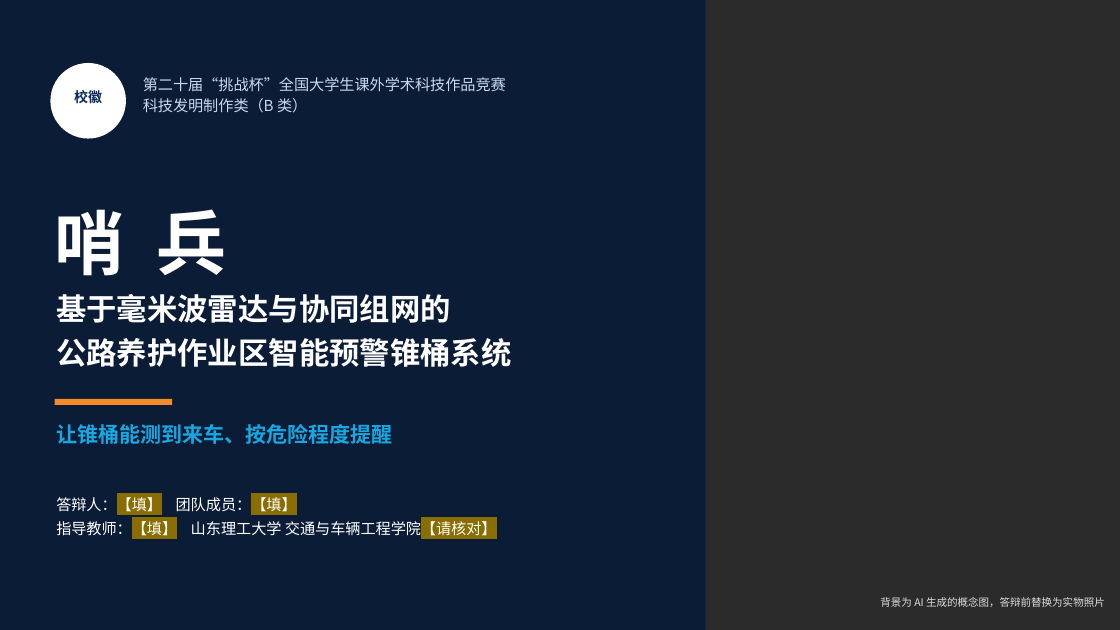
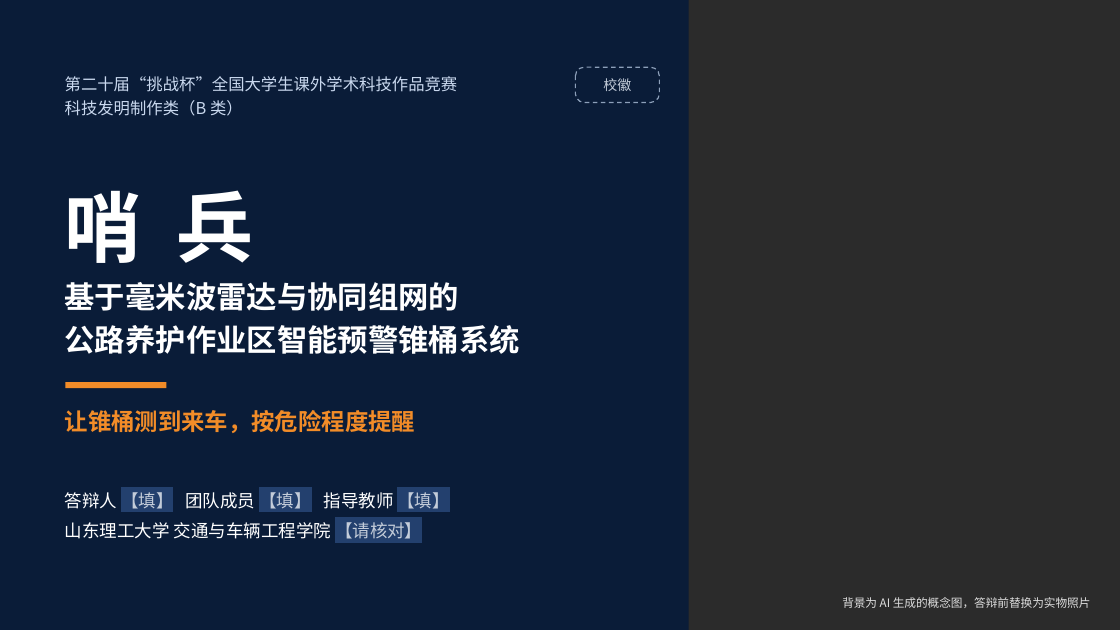
Before and after one commit to wy165611/smart-warning-cone, a slide deck: slide 1 of competition/challenge-cup/哨兵_挑战杯答辩PPT.pptx. Drawn at 1120x630 pixels with LibreOffice and Linux fonts; fonts in the diff are those of the drawing; background and template pictures are left out; a plain dark background stands for a picture behind light text. Boxes give left, top, right and bottom in pixels: in the first picture for what was removed or moved away, otherwise in the second. Text is boxed around its words. In the diff, an @@ line names an element or a change of style, - is before the commit and + after.

Commit message:
挑战杯答辩 PPT v2：投影可读版——正文≥16pt、细节移入备注、去卡片多留白、线条图标与大图、待补充占位弱化为灰色虚线标签并自动生成清单，参考资料拆两页（共 23 页）

```diff
--- a/competition/challenge-cup/哨兵_挑战杯答辩PPT.pptx
+++ b/competition/challenge-cup/哨兵_挑战杯答辩PPT.pptx
@@ rectangle: place and size @@
-rectangle at [0, 0, 706, 630]
+rectangle at [0, 0, 689, 630]
@@ rectangle at [0, 0, 689, 630]: fill #061A3A at 84% opacity to #061A3A at 88% opacity @@
@@ ellipse removed at [50, 63, 126, 139] @@
@@ text "第二十届“挑战杯”全国大学生课外学术科技作品竞赛": place and size @@
-text "第二十届“挑战杯”全国大学生课外学术科技作品竞赛" at [143, 77, 506, 113]
+text "第二十届“挑战杯”全国大学生课外学术科技作品竞赛" at [65, 76, 458, 116]
@@ text "第二十届“挑战杯”全国大学生课外学术科技作品竞赛" at [65, 76, 458, 116]: size 13 to 14 pt; line spacing 1.15 to 1.25 @@
@@ rounded rectangle "校徽": place and size @@
-rounded rectangle "校徽" at [74, 88, 102, 106]
+rounded rectangle "校徽" at [576, 67, 660, 103]
@@ rounded rectangle "校徽" at [576, 67, 660, 103]: text colour #0B2A5B to #C3CCD9, bold off; line spacing 1.15 to 1; vertical alignment top to middle; outline none to #8DA0BA 1 pt dashed @@
@@ text "哨 兵": place and size @@
-text "哨 兵" at [55, 209, 226, 276]
+text "哨 兵" at [65, 190, 254, 263]
@@ text "哨 兵" at [65, 190, 254, 263]: size 60 to 66 pt @@
@@ text "基于毫米波雷达与协同组网的": place and size @@
-text "基于毫米波雷达与协同组网的" at [56, 294, 511, 367]
+text "基于毫米波雷达与协同组网的" at [65, 282, 520, 354]
@@ rectangle: place and size @@
-rectangle at [55, 399, 172, 405]
+rectangle at [66, 382, 166, 388]
@@ text at [65, 410, 416, 433]: text changed; size 18 to 20 pt; text colour #18A7E0 to #F28C28 @@
-让锥桶能测到来车、按危险程度提醒
+让锥桶测到来车，按危险程度提醒
@@ text at [65, 492, 449, 539]: text changed; size 13 to 15 pt @@
-答辩人：【填】 团队成员：【填】
-指导教师：【填】 山东理工大学 交通与车辆工程学院【请核对】
+答辩人 【填】 团队成员 【填】 指导教师 【填】
+山东理工大学 交通与车辆工程学院 【请核对】
@@ text "背景为 AI 生成的概念图，答辩前替换为实物照片" at [842, 597, 1091, 608]: size 9 to 10 pt @@
```
Also in this commit, not shown: 21 other slides changed, 1 slide added, 34 other files.
